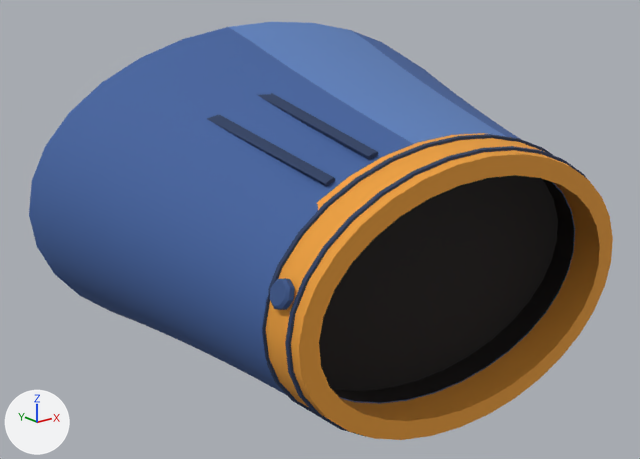
An edit to the FBX model Assets/ZonkContent/Art/Models/Sleeves/Sleeve_Denim.fbx, drawn before and after from the same camera.
One viewpoint serves both versions: a 50 mm camera at (-1.01, -0.413, 0.53) aimed at (-0.037, 0.803, 0.043). The axes (+X, +Y, +Z) are drawn at lower left. The lights are the same throughout. The picture after the commit comes second. Where no turn or scale is listed for an object, it has been applied to the vertices.

The older version as bpy lines, for what is in view:
```python
me_sleeve_denim = bpy.data.meshes.new('Sleeve_Denim')
me_sleeve_denim.from_pydata(...)  # 788 vertices, 820 faces; spans x -0.458..0.54, y 0.385..1.122, z -0.247..0.398
me_sleeve_denim.materials.append(mat_sleeve_denim)  # picture img_sleeve_denim_png
ob_sleeve_denim = bpy.data.objects.new('Sleeve_Denim', me_sleeve_denim)
ob_sleeve_denim.location = (0.0, 0.0, 0.0)
```
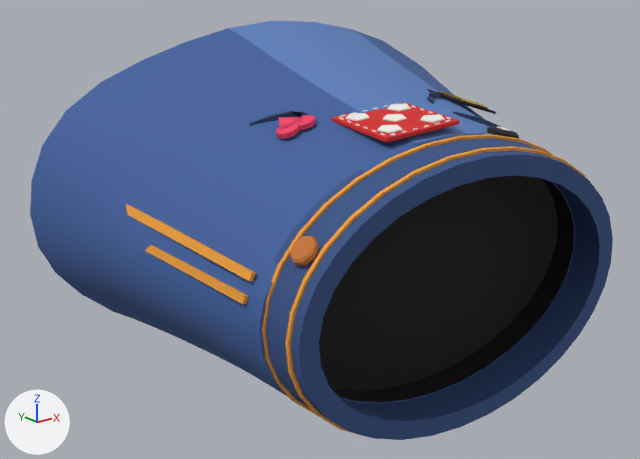
Location of each change, [x1, y1, x2, y2] in pixels of the pictures (640 x 459 px; the box of a moved part takes in the faces that stretch with it):
'Sleeve_Denim', reshaped: before [29, 22, 613, 440]; after [30, 21, 613, 440]
part 1 of me_sleeve_denim, moved or reshaped: before [269, 278, 295, 310]; after [290, 236, 319, 266]
part 2 of me_sleeve_denim, reshaped: before [29, 22, 575, 404]; after [30, 21, 575, 404]
part 3 of me_sleeve_denim, surface changed (brown to blue): [262, 133, 613, 440] in both

What the commit changed:
me_sleeve_denim is used by ob_sleeve_denim; location (0.0, 0.0, 0.0).
me_sleeve_denim had 788 vertices, 820 faces and spanned x -0.458..0.54, y 0.385..1.122, z -0.247..0.398.
me_sleeve_denim now has 1404 vertices, 1427 faces and spans x -0.456..0.541, y 0.385..1.122, z -0.245..0.4.
me_sleeve_denim part 1: the loose piece of 26 vertices spanning x -0.371..-0.346, y 0.461..0.505, z 0.072..0.115 is multiplied about its middle by the matrix ((0.946, -0.018, 0.324), (0.027, 0.999, -0.024), (-0.323, 0.032, 0.946)), then moved by (0.033, -0.007, 0.057).
me_sleeve_denim part 2: 242 vertices moved from x -0.435..0.531, y 0.452..1.122, z -0.247..0.379 to x -0.439..0.536, y 0.452..1.122, z -0.245..0.356; 61 vertices removed from x -0.458..0.439, y 0.51..1.122, z -0.22..0.398; 677 vertices added at x -0.456..0.466, y 0.463..1.122, z -0.226..0.4.
me_sleeve_denim part 3: 384 kept faces spanning x -0.371..0.296, y 0.385..0.538, z -0.201..0.27 get new texture (UV) coordinates.
